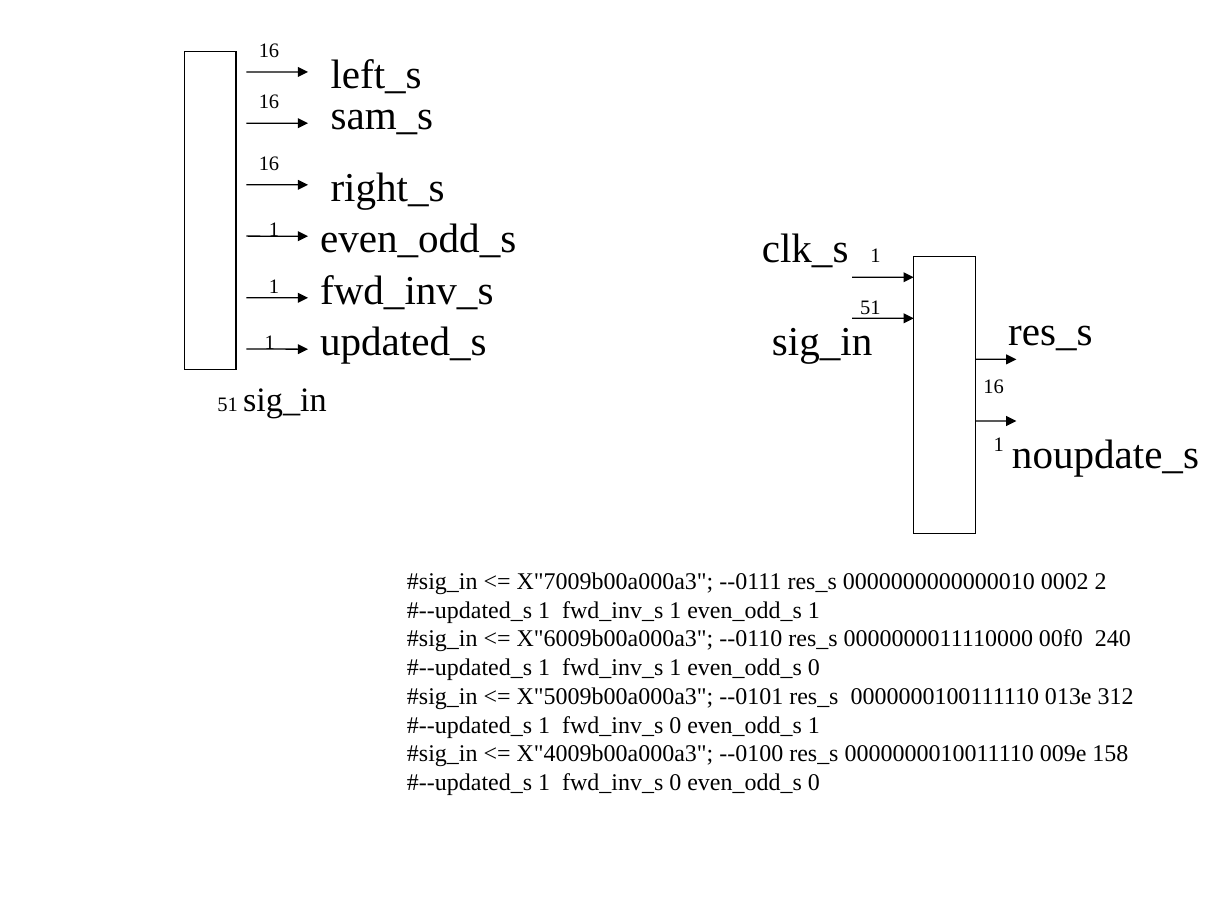
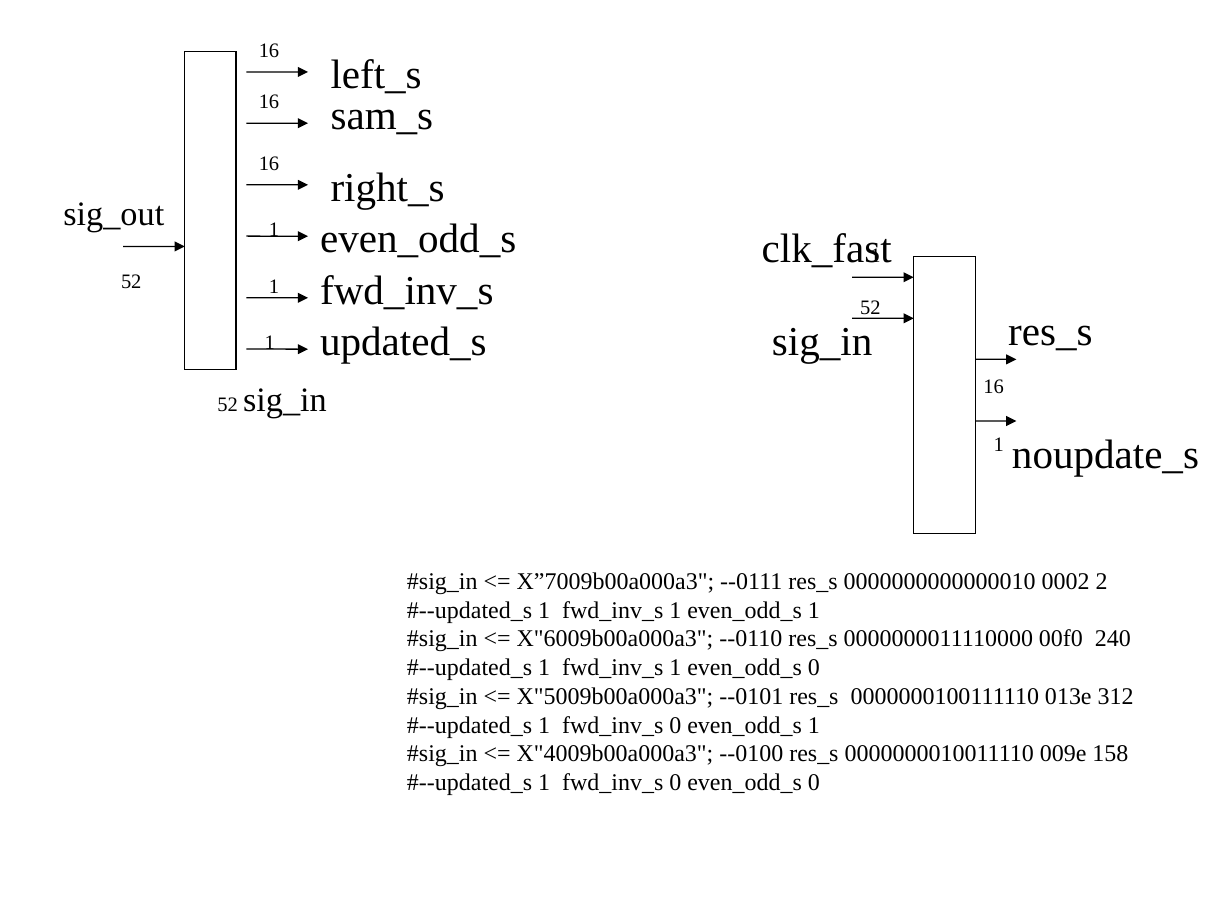
Before and after one commit to develone/jpeg-2000-test, a slide deck: slide 2 of jpeg2k/delay_mux.ppt (slide 1 before the commit). Drawn at 1232x924 pixels with LibreOffice and Linux fonts; fonts in the diff are those of the drawing. Boxes give left, top, right and bottom in pixels: in the first picture for what was removed or moved away, otherwise in the second. Text is boxed around its words. In the diff, an @@ line names an element or a change of style, - is before the commit and + after.

```diff
--- a/jpeg2k/delay_mux.ppt
+++ b/jpeg2k/delay_mux.ppt
@@ text added at <box>63,202,164,232</box>, 20 pt, text #000000 @@
+sig_out
@@ text at <box>762,233,892,268</box>: text changed @@
-clk_s
+clk_fast
@@ arrow added from (123, 246) to (185, 246), #000000 0.74 pt @@
@@ text added at <box>121,274,141,289</box>, 12 pt, text #000000 @@
+52
@@ text at <box>860,300,880,319</box>: text changed @@
-51
+52
@@ text at <box>217,388,327,418</box>: text changed @@
-51 sig_in
+52 sig_in
@@ text at <box>407,572,1108,594</box>: text changed @@
-#sig_in <= X"7009b00a000a3"; --0111 res_s 0000000000000010 0002 2
+#sig_in <= X”7009b00a000a3"; --0111 res_s 0000000000000010 0002 2
```
Also in this commit, not shown: 2 slides added, 5 other files.
